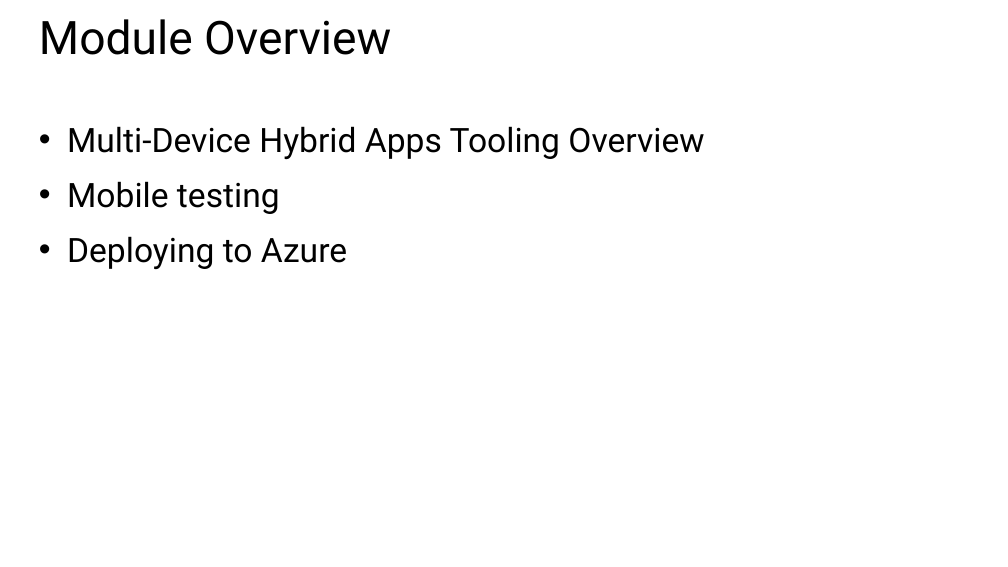
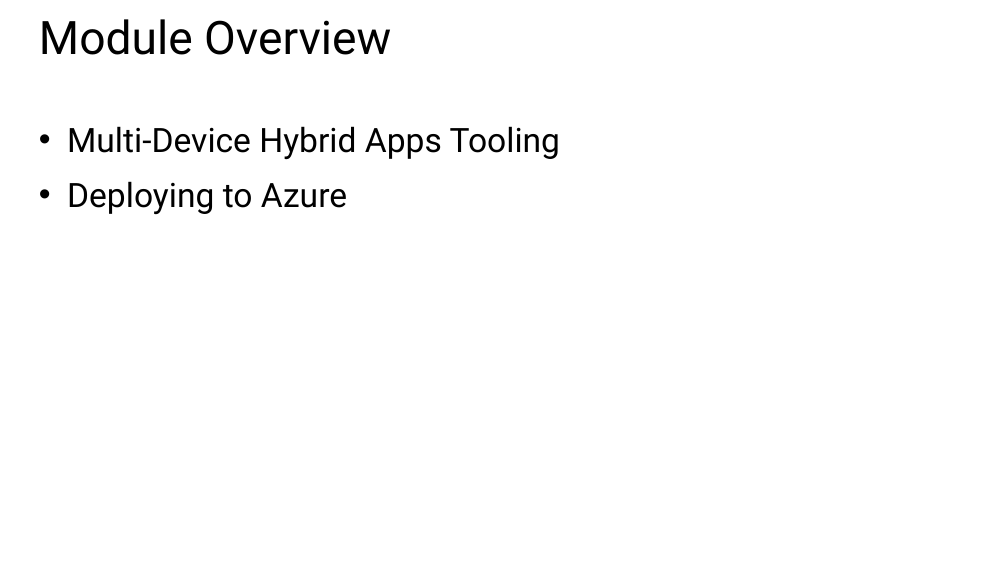
Before and after one commit to CharaD7/FrayedKnot, a slide deck: slide 4 of Slides/M7 Deployment.pptx. Drawn at 1008x567 pixels with LibreOffice and Linux fonts; fonts in the diff are those of the drawing. Boxes give left, top, right and bottom in pixels: in the first picture for what was removed or moved away, otherwise in the second. Text is boxed around its words. In the diff, an @@ line names an element or a change of style, - is before the commit and + after.

```diff
--- a/Slides/M7 Deployment.pptx
+++ b/Slides/M7 Deployment.pptx
@@ text at bbox=[67, 126, 560, 159]: text changed @@
-• Multi-Device Hybrid Apps Tooling Overview
-• Mobile testing
+• Multi-Device Hybrid Apps Tooling
```
Also in this commit, not shown: 1 other slide changed, 13 slides added, 4 slides removed, 1 other file.
